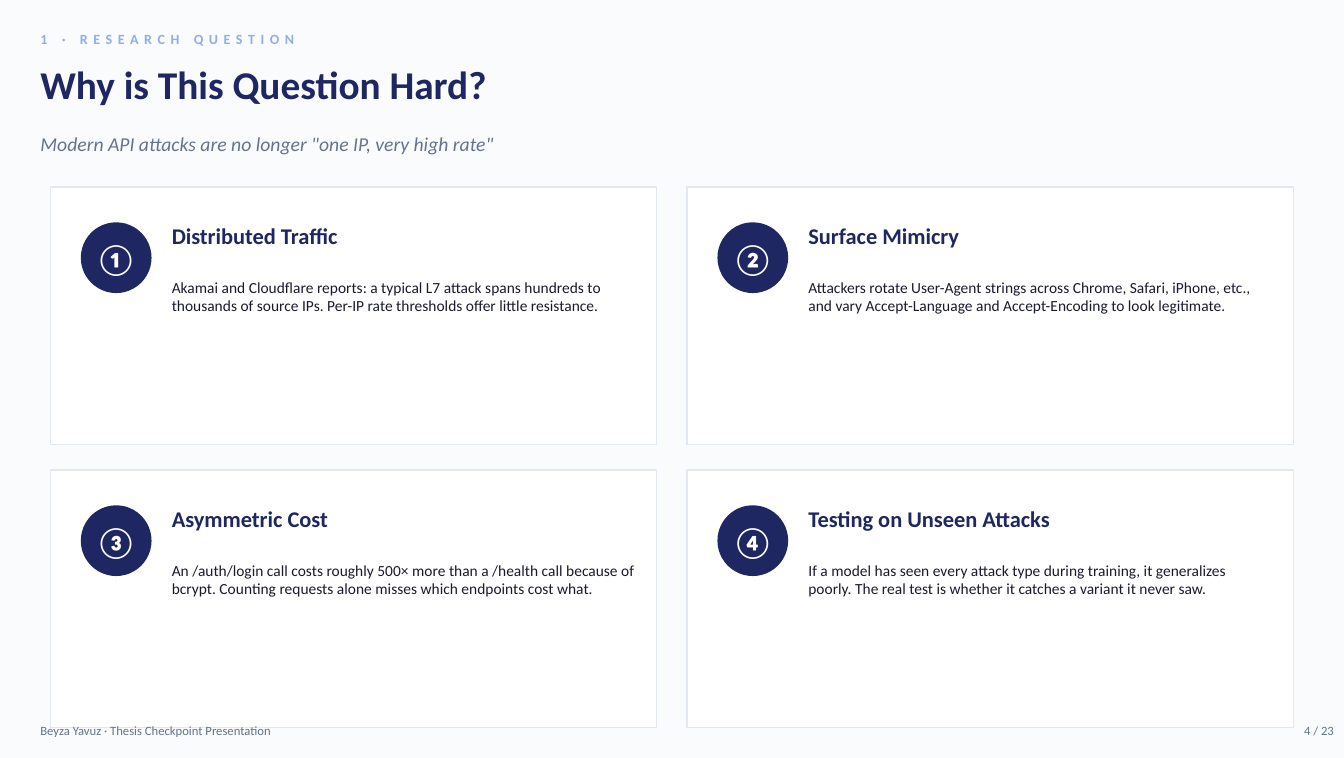
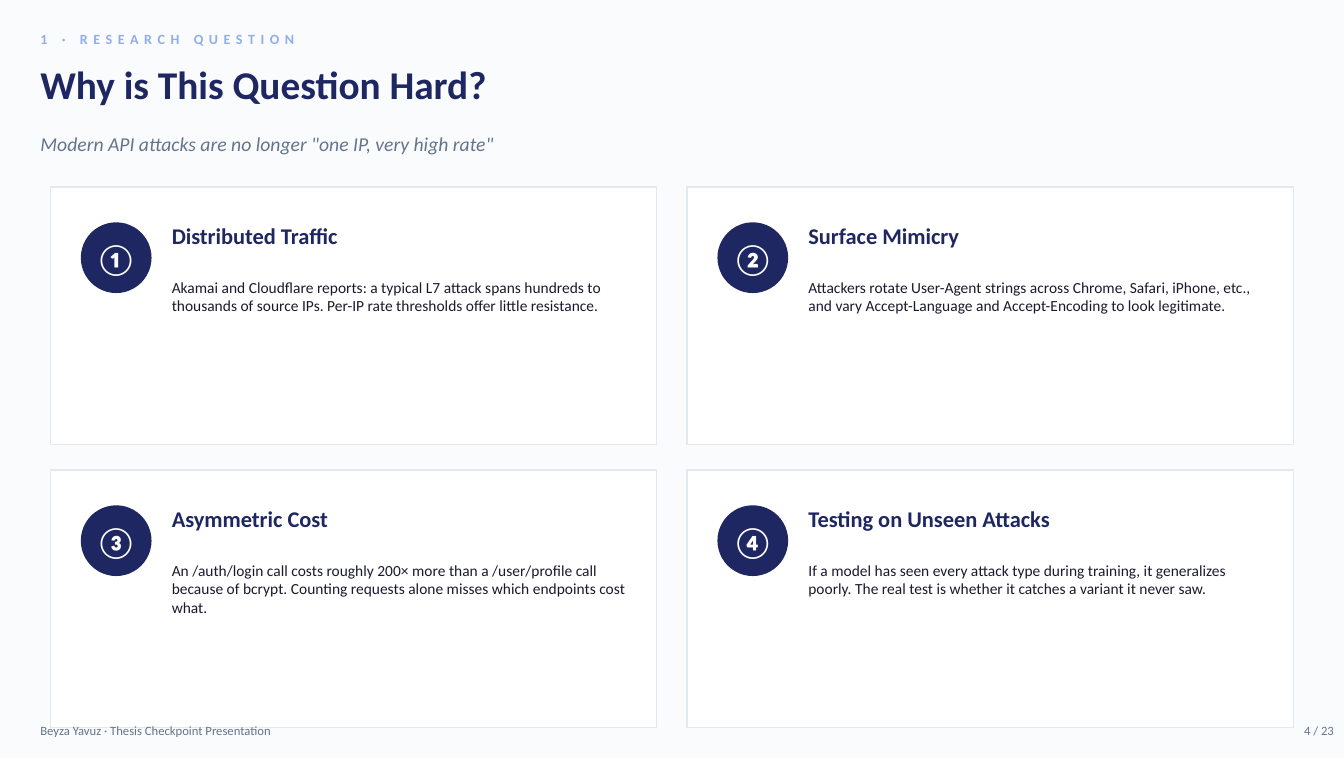
Before and after one commit to beyyzayyavuz/auth-nest-01, a slide deck: slide 4 of Thesis_Checkpoint_Presentation.pptx. Drawn at 1344x758 pixels with LibreOffice and Linux fonts; fonts in the diff are those of the drawing. Boxes give left, top, right and bottom in pixels: in the first picture for what was removed or moved away, otherwise in the second. Text is boxed around its words. In the diff, an @@ line names an element or a change of style, - is before the commit and + after.

```diff
--- a/Thesis_Checkpoint_Presentation.pptx
+++ b/Thesis_Checkpoint_Presentation.pptx
@@ text at (x1=172, y1=565, x2=625, y2=613): text changed @@
-An /auth/login call costs roughly 500× more than a /health call because of bcrypt. Counting requests alone misses which endpoints cost what.
+An /auth/login call costs roughly 200× more than a /user/profile call because of bcrypt. Counting requests alone misses which endpoints cost what.
```
Also in this commit, not shown: 17 other slides changed, 1 other file.
